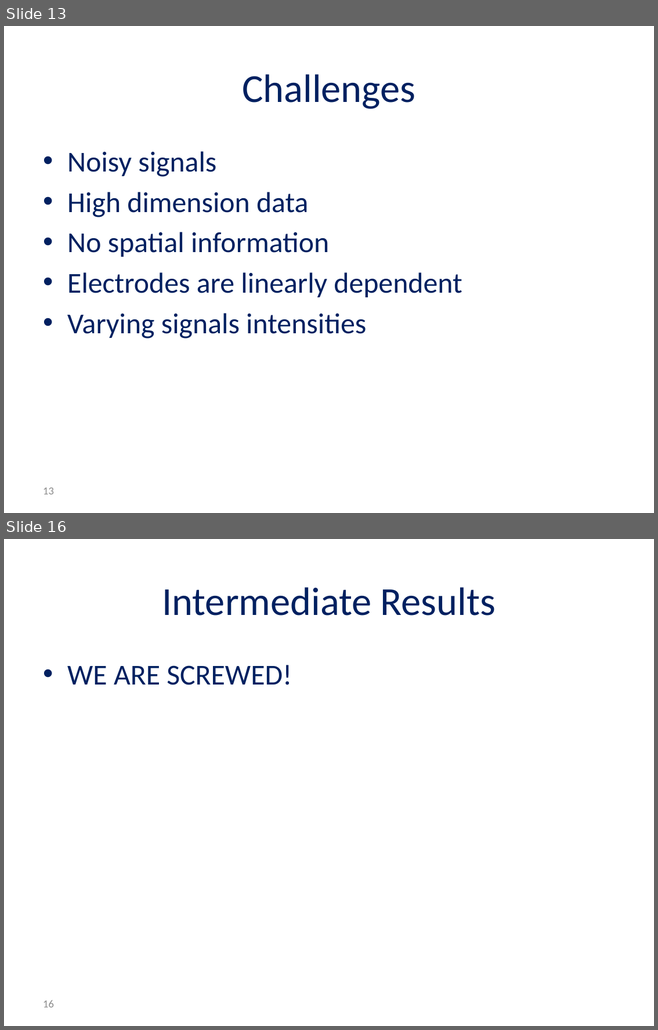
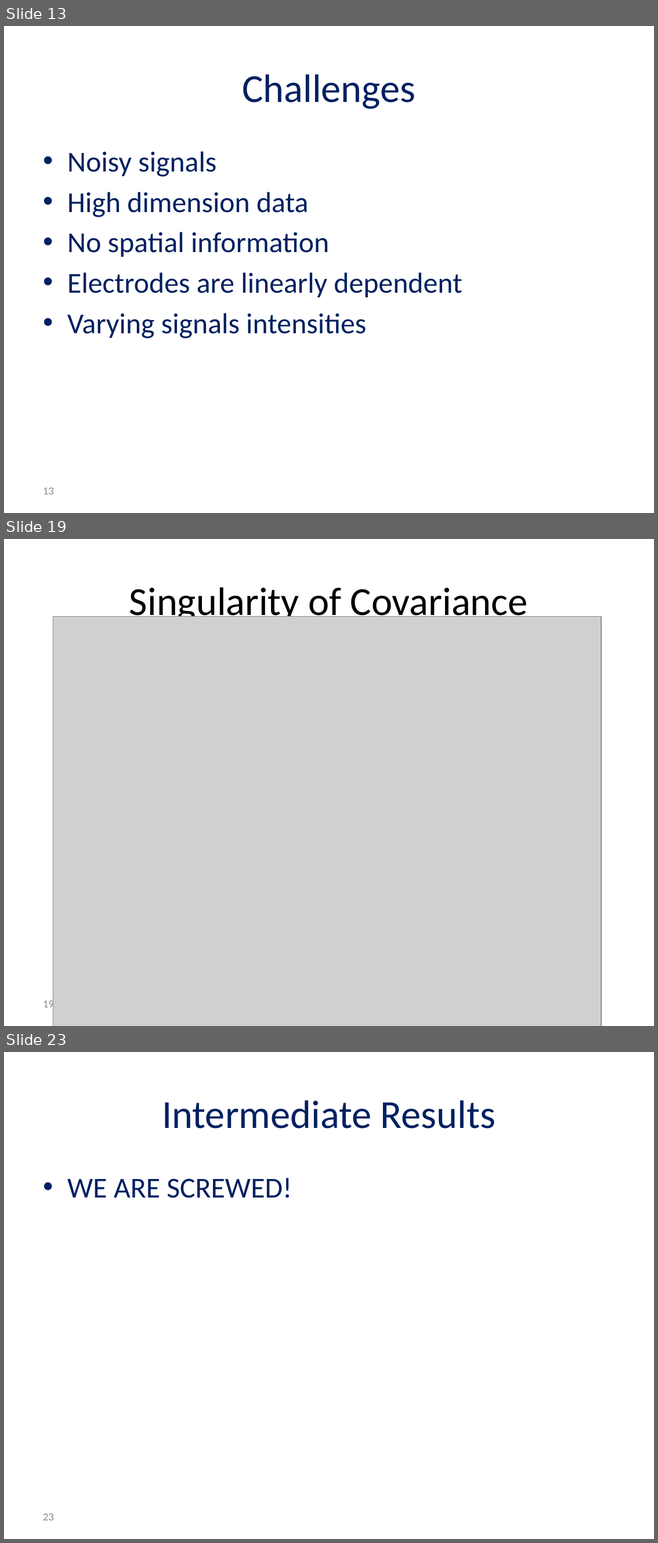
Before and after one commit to reggevlivney/BrainSway, a slide deck: Project_Midterm_Presentation.pptx. Shown one above the other, each under a label of ours: slides 13 and 16 before the commit, slides 13, 19 and 23 after it; the slides between them are not shown. The pictures are 658x1030 and 658x1543 pixels, drawn with LibreOffice and Linux fonts; fonts in the diff are those of the drawing; grey boxes stand for pictures; background and template pictures are left out. Boxes give left, top, right and bottom in pixels: in the first picture for what was removed or moved away, otherwise in the second. Text is boxed around its words. In the diff, an @@ line names an element or a change of style, - is before the commit and + after.

```diff
--- a/Project_Midterm_Presentation.pptx
+++ b/Project_Midterm_Presentation.pptx
@@ slide 19 added at [4,539,654,1026], background #FFFFFF @@
@@ title added at [129,587,528,624], 44 pt, text #000000 @@
+Singularity of Covariance
@@ picture added at [53,616,601,1026] @@
@@ page number added at [43,999,54,1011], 12 pt, text #8C8C8C @@
+19
@@ what was slide 16 is now slide 23 @@
@@ page number at [43,1514,54,1521]: text changed @@
-16
+23
```
Also in this commit, not shown: 11 slides changed, 6 other slides added, 3 slides removed, 9 other files.
